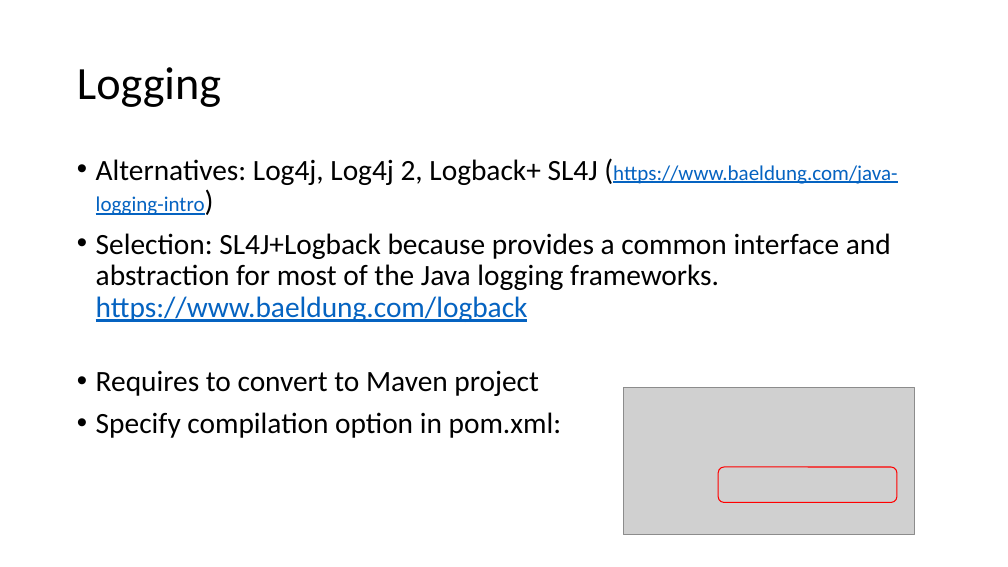
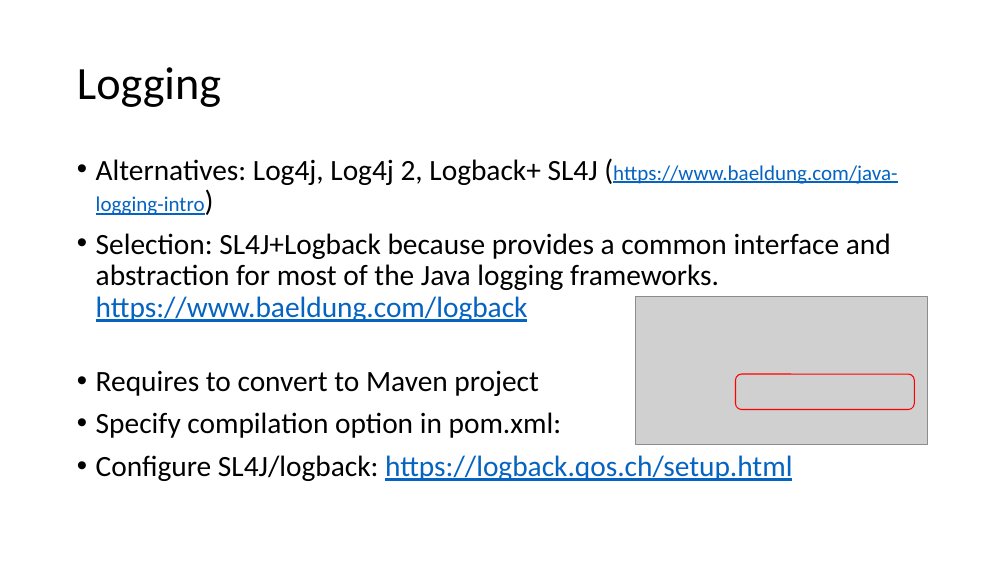
Before and after one commit to devidin/yavumeter, a slide deck: slide 11 of doc/Steps overview.pptx. Drawn at 1008x567 pixels with LibreOffice and Linux fonts; fonts in the diff are those of the drawing; grey boxes stand for pictures. Boxes give left, top, right and bottom in pixels: in the first picture for what was removed or moved away, otherwise in the second. Text is boxed around its words. In the diff, an @@ line names an element or a change of style, - is before the commit and + after.

Commit message:
Doc

```diff
--- a/doc/Steps overview.pptx
+++ b/doc/Steps overview.pptx
@@ picture: place and size @@
-picture at <box>623,387,914,535</box>
+picture at <box>636,296,927,444</box>
@@ rounded rectangle: place and size @@
-rounded rectangle at <box>718,467,897,503</box>
+rounded rectangle at <box>736,374,914,410</box>
@@ text at <box>96,455,792,481</box>: paragraph added @@
+• Configure SL4J/logback: https://logback.qos.ch/setup.html
```
